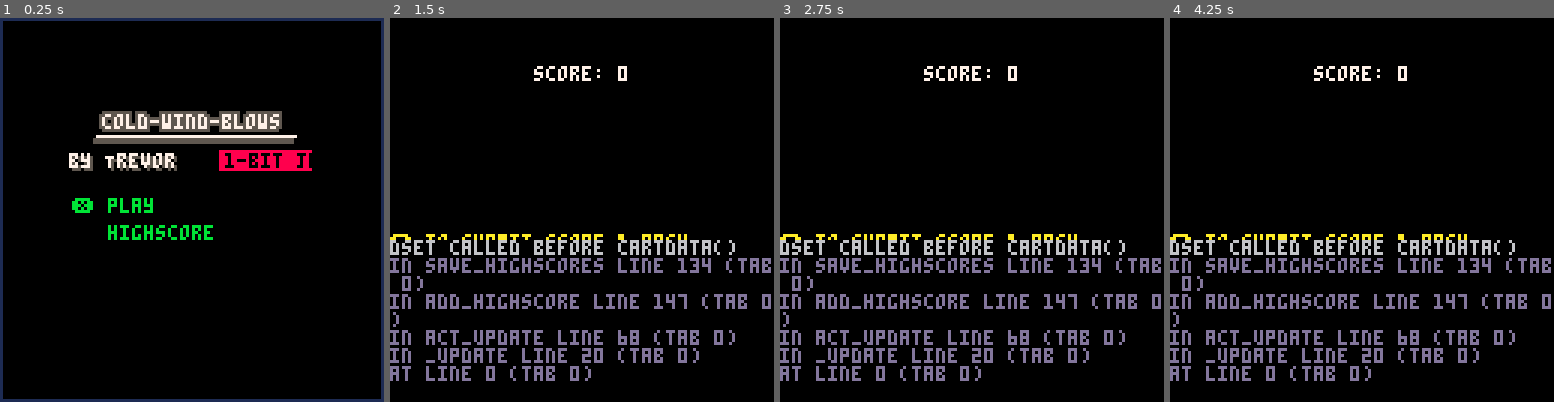
Above: before the commit, frames 1-4 (left to right).
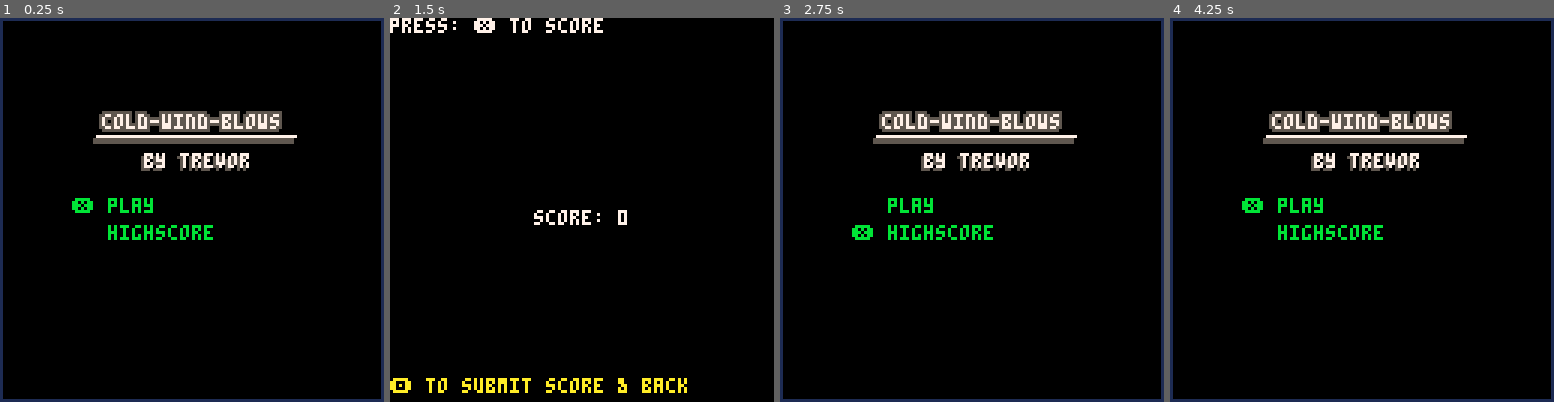
Above: after the commit, the same moments.

Repository: troddy-jpg/cold-wind-howls
Game: PICO-8 cartridge cold-wind-howls.p8
Same seed, same stepped clock (60 frames per second), same inputs: the game is played once before the commit and once after it.
Inputs:
- Up to frame 1 (0.25 s): no input
- Up to frame 2 (1.5 s): tap X (X key) at 0.33, 1.07 s; tap O (Z key) at 0.7 s
- Up to frame 3 (2.75 s): tap O (Z key) at 1.7, 2.1, 2.5 s; tap X (X key) at 1.85 s; hold Up 2.15-2.42 s
- Up to frame 4 (4.25 s): tap O (Z key) every 0.4 s from 2.9 to 4.1 s; tap X (X key) at 2.97, 4.08 s; hold Down 3.63-3.97 s

The runs differ from the first frame. In frame 1, 2.3% of the frame differs, in the area x 17-82%, y 34-40%; in frame 2, 11%; in frame 3, 17%; in frame 4, 17%, in the area x 0-100%, y 0-100%.

Commit message:
stole celeste snow

Diff:
--- /dev/null
+++ b/celeste_wind.p8
@@ -0,0 +1,35 @@
+pico-8 cartridge // http://www.pico-8.com
+version 42
+__lua__
+function _init()
+	col1,col2=15,1
+	snow = {}
+	for i=1,50 do
+		snow[i]={
+			x = rnd(132), y = rnd(132)
+		}
+	end
+end
+function _update()
+	-- Simulate wind
+	for i=1,#snow do
+        local s = snow[i]
+		s.x += (4 - i % 4)
+        s.y += sin(time() * 0.25 + i * 0.1)
+	end
+end
+function _draw()
+	cls(col2)
+	-- draw snow
+    for i=1,#snow do
+        local s = snow[i]
+        circfill(0 + (s.x - 0 * 0.5) % 132 - 2, 0 + (s.y - 0 * 0.5) % 132, i % 2, col1)
+    end
+end
+__gfx__
+00000000000000000000000000000000000000000000000000000000000000000000000000000000000000000000000000000000000000000000000000000000
+00000000000000000000000000000000000000000000000000000000000000000000000000000000000000000000000000000000000000000000000000000000
+00700700000000000000000000000000000000000000000000000000000000000000000000000000000000000000000000000000000000000000000000000000
+00077000000000000000000000000000000000000000000000000000000000000000000000000000000000000000000000000000000000000000000000000000
+00077000000000000000000000000000000000000000000000000000000000000000000000000000000000000000000000000000000000000000000000000000
+00700700000000000000000000000000000000000000000000000000000000000000000000000000000000000000000000000000000000000000000000000000
--- a/cold-wind-howls.p8
+++ b/cold-wind-howls.p8
@@ -1,19 +1,22 @@
 pico-8 cartridge // http://www.pico-8.com
-version 36
+version 42
 __lua__
 --main
-cartdata(game_title)
+
 function _init()
 	game_title = "cold-wind-blows"
+	cartdata(game_title)
+	col1,col2=7,0
 	score = 0
-    act_update = udpate_menu
-    act_draw = draw_menu
+    act_update = nil
+    act_draw = nil
 	title_y = 32
 	selections = {
 		"play",
 		"highscore",
 	}
 	cur_sel = 1
+	init_menu() -- set act_update and act_draw to menustate
 	--highscore things
 	highscores={
 	0,0,0,0,0,0,0,0,0,0
@@ -28,6 +31,12 @@
 
 -->8
 --main-menu
+init_menu = function ()
+	score=0
+	cur_sel = 1
+	act_update = udpate_menu
+    act_draw = draw_menu
+end
 function udpate_menu()
     if btn(❎) then
         if cur_sel == 1 then
@@ -45,10 +54,10 @@
     outline_print(game_title, 64 - #game_title*4 / 2, title_y, 7, 5, 1)
     rectfill(32,title_y+7,98,title_y+7,7)
     rectfill(31,title_y+8,97,title_y+9,5)
-    print("by Trevor", 24, title_y+14, 5)
-    print("by Trevor", 23, title_y+13, 7)
-    rectfill(73, title_y+12, 103, title_y+18, 8)
-    print("1-bit jam #5", 75, title_y+13, 0)
+    print("by trevor", 47, title_y+14, 5)
+    print("by trevor", 48, title_y+13, 7)
+    -- rectfill(73, title_y+12, 103, title_y+18, 8)
+    -- print("1-bit jam #5", 75, title_y+13, 0)
 	for i=1, #selections do
 		local pre = "   "
 		if cur_sel == i then pre="❎ " end
@@ -69,7 +78,7 @@
     end
     if btnp(🅾️) then
         add_highscore(score)
-        _init()
+        init_menu()
     end
 end
 draw_game=function ()
@@ -89,7 +98,7 @@
     act_draw = draw_highscore
 end
 update_highscore = function ()
-	if btnp(🅾️) then _init() end
+	if btnp(🅾️) then init_menu() end
 end
 draw_highscore = function ()
 	print("highscores:", 0, 0, 7)
--- /dev/null
+++ b/parachuting.p8
@@ -0,0 +1,24 @@
+pico-8 cartridge // http://www.pico-8.com
+version 42
+__lua__
+function _init()
+	col1,col2=15,1
+	px,py,prad=64,64,4
+end
+function _update()
+
+end
+function _draw()
+	cls(col2)
+	--draw player
+	circfill(px,py,prad+2,col1)
+	circfill(px,py,prad+1,col2)
+	circfill(px,py,prad,col1)
+end
+__gfx__
+00000000000000000000000000000000000000000000000000000000000000000000000000000000000000000000000000000000000000000000000000000000
+00000000000000000000000000000000000000000000000000000000000000000000000000000000000000000000000000000000000000000000000000000000
+00700700000000000000000000000000000000000000000000000000000000000000000000000000000000000000000000000000000000000000000000000000
+00077000000000000000000000000000000000000000000000000000000000000000000000000000000000000000000000000000000000000000000000000000
+00077000000000000000000000000000000000000000000000000000000000000000000000000000000000000000000000000000000000000000000000000000
+00700700000000000000000000000000000000000000000000000000000000000000000000000000000000000000000000000000000000000000000000000000
